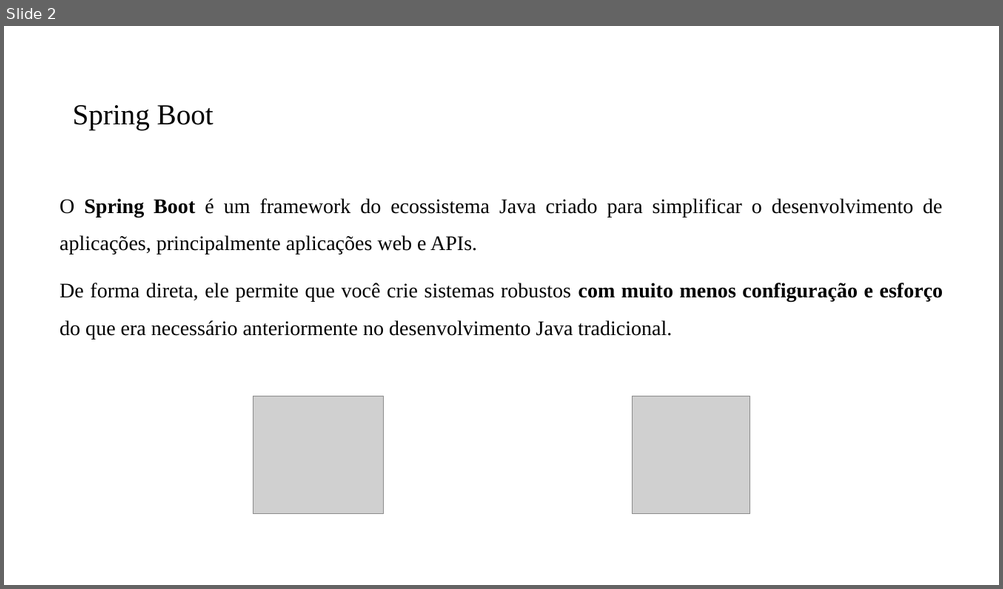
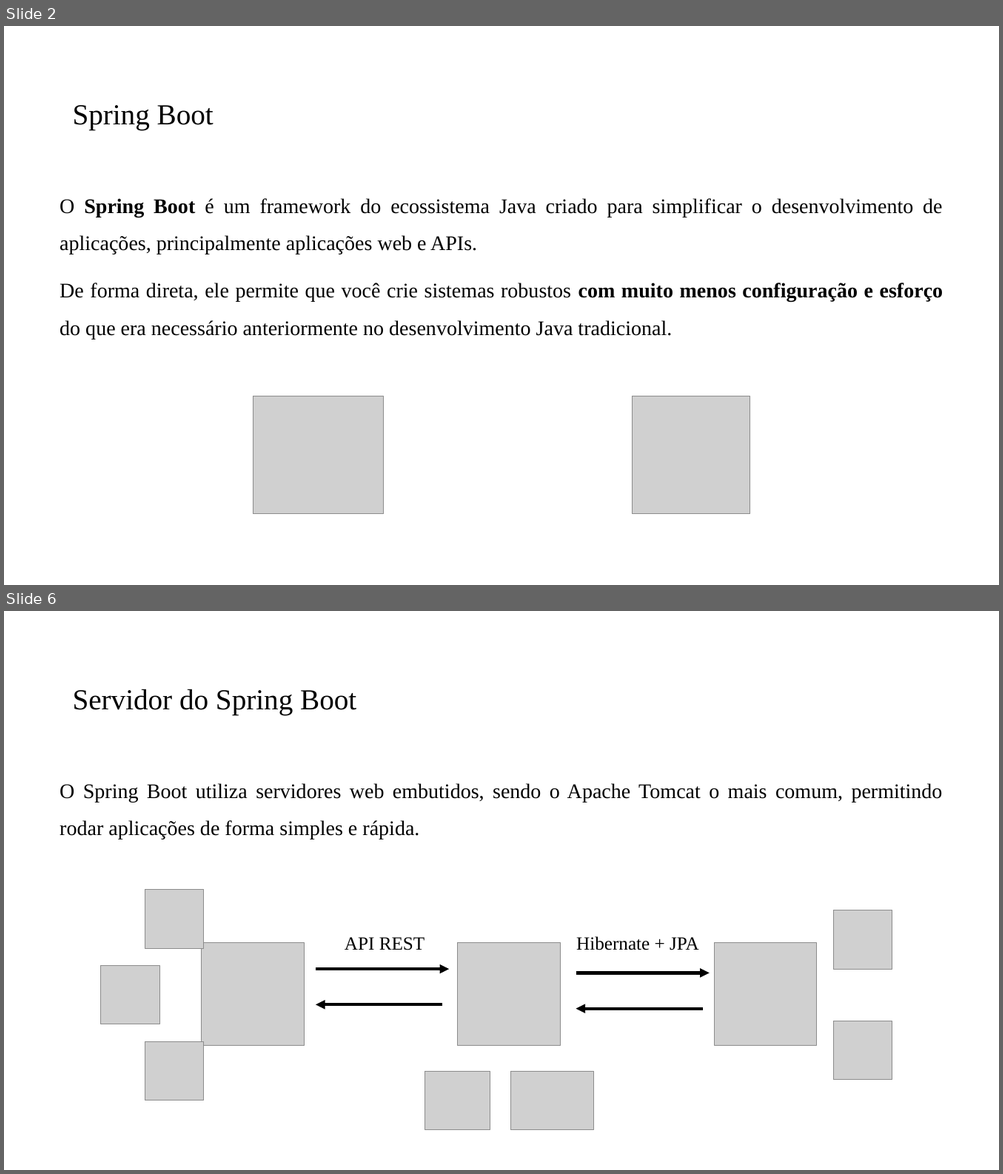
Before and after one commit to PedroMiho/UMC, a slide deck: Projeto de Software e Segurança da Informação - 2026/Projeto de Software/Aula12-Spring Boot/Aula Inaugural - 10 grupos.pptx. Shown one above the other, each under a label of ours: slide 2 before the commit, slides 2 and 6 after it; the slides between them are not shown. The pictures are 1003x589 and 1003x1174 pixels, drawn with LibreOffice and Linux fonts; fonts in the diff are those of the drawing; grey boxes stand for pictures; background and template pictures are left out. Boxes give left, top, right and bottom in pixels: in the first picture for what was removed or moved away, otherwise in the second. Text is boxed around its words. In the diff, an @@ line names an element or a change of style, - is before the commit and + after.

```diff
--- a/Projeto de Software e Segurança da Informação - 2026/Projeto de Software/Aula12-Spring Boot/Aula Inaugural - 10 grupos.pptx
+++ b/Projeto de Software e Segurança da Informação - 2026/Projeto de Software/Aula12-Spring Boot/Aula Inaugural - 10 grupos.pptx
@@ slide 6 added at (4,611,999,1170), background #FFFFFF @@
@@ title added at (73,689,356,715), 28 pt, text #000000 @@
+Servidor do Spring Boot
@@ text added at (60,783,942,840), 20 pt, text #000000 @@
+O Spring Boot utiliza servidores web embutidos, sendo o Apache Tomcat o mais comum, permitindo rodar aplicações de forma simples e rápida.
@@ picture added at (145,890,204,949) @@
@@ picture added at (834,911,893,970) @@
@@ picture added at (202,943,304,1046) @@
@@ text added at (344,937,425,951), 18 pt, text #000000 @@
+API REST
@@ picture added at (458,943,560,1046) @@
@@ text added at (576,937,699,951), 18 pt, text #000000 @@
+Hibernate + JPA
@@ picture added at (714,943,817,1046) @@
@@ picture added at (101,966,160,1025) @@
@@ arrow added from (316, 969) to (449, 969), #000000 3 pt @@
@@ arrow added from (575, 974) to (709, 974), #000000 3 pt @@
@@ arrow added from (443, 1005) to (316, 1005), #000000 3 pt @@
@@ arrow added from (703, 1008) to (575, 1008), #000000 3 pt @@
@@ picture added at (834,1022,893,1080) @@
@@ picture added at (145,1042,204,1101) @@
@@ picture added at (425,1071,490,1130) @@
@@ picture added at (511,1071,594,1130) @@
```
Also in this commit, not shown: 10 other slides added, 1 slide removed.
